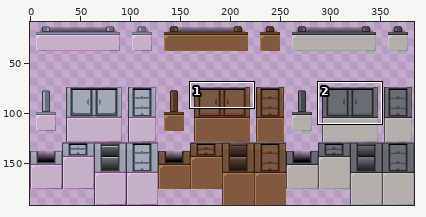
Edited in one commit: sprite sheet (idoll/Assets/Sprites/Tilemap Sprites/Furniture2.png). The picture above shows the old version from afar; the outline marks the close-up.
Close-up. First the earlier version:
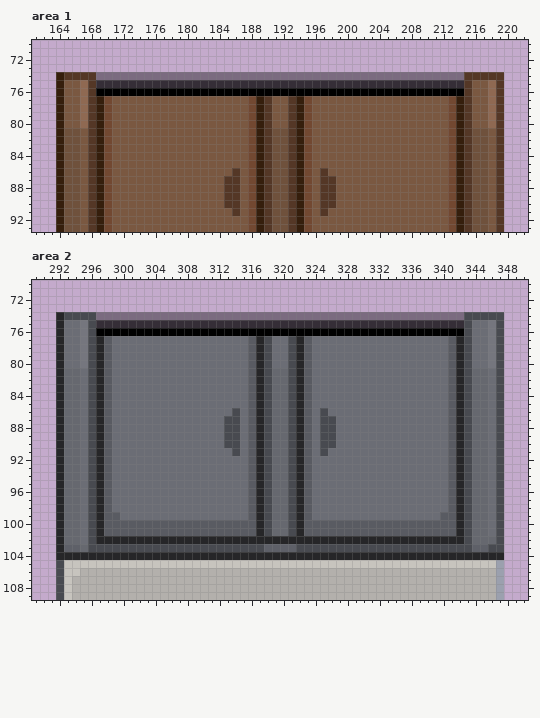
The file is 384x192 pixels. Pixels under 10% opacity are left out. Colours within 5 levels of each other are drawn and written as one. Shown: area 1: x 161..222, y 70..93; area 2: x 289..350, y 70..109. The wide view leaves out empty margins. The commit also changed other parts of the picture, which this record leaves out.
The same view after the edit:
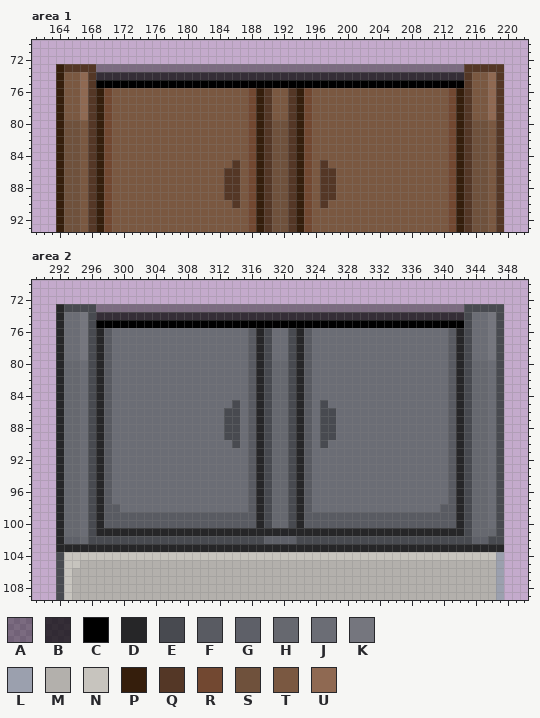
Palette (. is transparent): A #0000005f  B #000000ba  C #000000  D #262628  E #484a50  F #595b62  G #5e6068  H #66686f  J #6b6d75  K #75767e  L #9ba0ae  M #b3b0ac  N #c7c4be  P #351e0c  Q #543726  R #724831  S #6f513c  T #7a5841  U #8f6952
What changed:
--- area 1
@@ x 161..222 @@
 72 ..............................................................
-73 ..............................................................
-74 ...PQQQQAAAAAAAAAAAAAAAAAAAAAAAAAAAAAAAAAAAAAAAAAAAAAAQQQQQ...
-75 ...PTTUQBBBBBBBBBBBBBBBBBBBBBBBBBBBBBBBBBBBBBBBBBBBBBBQTTUQ...
-76 ...PTTUQCCCCCCCCCCCCCCCCCCCCCCCCCCCCCCCCCCCCCCCCCCCCCCQTTUQ...
+73 ...PQQQQAAAAAAAAAAAAAAAAAAAAAAAAAAAAAAAAAAAAAAAAAAAAAAQQQQQ...
+74 ...PTTUQBBBBBBBBBBBBBBBBBBBBBBBBBBBBBBBBBBBBBBBBBBBBBBQTTUQ...
+75 ...PTTUQCCCCCCCCCCCCCCCCCCCCCCCCCCCCCCCCCCCCCCCCCCCCCCQTTUQ...
+76 ...PTTUQPRTTTTTTTTTTTTTTTTTRPQTTQPRTTTTTTTTTTTTTTTTTRPQTTUQ...
 77 ...PTTUQPRTTTTTTTTTTTTTTTTTRPQTTQPRTTTTTTTTTTTTTTTTTRPQTTUQ...
@@ x 161..222 @@
 79 ...PTTUQPRTTTTTTTTTTTTTTTTTRPQTTQPRTTTTTTTTTTTTTTTTTRPQTTUQ...
-80 ...PTTUQPRTTTTTTTTTTTTTTTTTRPQTTQPRTTTTTTTTTTTTTTTTTRPQTTUQ...
+80 ...PSSTQPRTTTTTTTTTTTTTTTTTRPQSSQPRTTTTTTTTTTTTTTTTTRPQSSTQ...
 81 ...PSSTQPRTTTTTTTTTTTTTTTTTRPQSSQPRTTTTTTTTTTTTTTTTTRPQSSTQ...
@@ x 183..200 @@
 84 TTTTTRPQSSQPRTTTTT
-85 TTTTTRPQSSQPRTTTTT
-86 TTTQTRPQSSQPRTQTTT
+85 TTTQTRPQSSQPRTQTTT
+86 TTQQTRPQSSQPRTQQTT
 87 TTQQTRPQSSQPRTQQTT
@@ x 183..200 @@
 89 TTQQTRPQSSQPRTQQTT
-90 TTQQTRPQSSQPRTQQTT
-91 TTTQTRPQSSQPRTQTTT
+90 TTTQTRPQSSQPRTQTTT
+91 TTTTTRPQSSQPRTTTTT
 92 TTTTTRPQSSQPRTTTTT
--- area 2
@@ x 289..350 @@
  72 ..............................................................
- 73 ..............................................................
- 74 ...DEEEEAAAAAAAAAAAAAAAAAAAAAAAAAAAAAAAAAAAAAAAAAAAAAAEEEEE...
- 75 ...DJJKEBBBBBBBBBBBBBBBBBBBBBBBBBBBBBBBBBBBBBBBBBBBBBBEJJKE...
- 76 ...DJJKECCCCCCCCCCCCCCCCCCCCCCCCCCCCCCCCCCCCCCCCCCCCCCEJJKE...
+ 73 ...DEEEEAAAAAAAAAAAAAAAAAAAAAAAAAAAAAAAAAAAAAAAAAAAAAAEEEEE...
+ 74 ...DJJKEBBBBBBBBBBBBBBBBBBBBBBBBBBBBBBBBBBBBBBBBBBBBBBEJJKE...
+ 75 ...DJJKECCCCCCCCCCCCCCCCCCCCCCCCCCCCCCCCCCCCCCCCCCCCCCEJJKE...
+ 76 ...DJJKEDFJJJJJJJJJJJJJJJJJFDEJJEDFJJJJJJJJJJJJJJJJJFDEJJKE...
  77 ...DJJKEDFJJJJJJJJJJJJJJJJJFDEJJEDFJJJJJJJJJJJJJJJJJFDEJJKE...
@@ x 289..350 @@
  79 ...DJJKEDFJJJJJJJJJJJJJJJJJFDEJJEDFJJJJJJJJJJJJJJJJJFDEJJKE...
- 80 ...DJJKEDFJJJJJJJJJJJJJJJJJFDEJJEDFJJJJJJJJJJJJJJJJJFDEJJKE...
+ 80 ...DHHJEDFJJJJJJJJJJJJJJJJJFDEHHEDFJJJJJJJJJJJJJJJJJFDEHHJE...
  81 ...DHHJEDFJJJJJJJJJJJJJJJJJFDEHHEDFJJJJJJJJJJJJJJJJJFDEHHJE...
@@ x 311..328 @@
  84 JJJJJFDEHHEDFJJJJJ
- 85 JJJJJFDEHHEDFJJJJJ
- 86 JJJEJFDEHHEDFJEJJJ
+ 85 JJJEJFDEHHEDFJEJJJ
+ 86 JJEEJFDEHHEDFJEEJJ
  87 JJEEJFDEHHEDFJEEJJ
@@ x 311..328 @@
  89 JJEEJFDEHHEDFJEEJJ
- 90 JJEEJFDEHHEDFJEEJJ
- 91 JJJEJFDEHHEDFJEJJJ
+ 90 JJJEJFDEHHEDFJEJJJ
+ 91 JJJJJFDEHHEDFJJJJJ
  92 JJJJJFDEHHEDFJJJJJ
@@ x 289..350 @@
  97 ...DHHJEDFJJJJJJJJJJJJJJJJJFDEHHEDFJJJJJJJJJJJJJJJJJFDEHHJE...
- 98 ...DHHJEDFJJJJJJJJJJJJJJJJJFDEHHEDFJJJJJJJJJJJJJJJJJFDEHHJE...
- 99 ...DHHJEDFFJJJJJJJJJJJJJJJJFDEHHEDFJJJJJJJJJJJJJJJJFFDEHHJE...
+ 98 ...DHHJEDFFJJJJJJJJJJJJJJJJFDEHHEDFJJJJJJJJJJJJJJJJFFDEHHJE...
+ 99 ...DHHJEDFFFFFFFFFFFFFFFFFFFDEHHEDFFFFFFFFFFFFFFFFFFFDEHHJE...
 100 ...DHHJEDFFFFFFFFFFFFFFFFFFFDEHHEDFFFFFFFFFFFFFFFFFFFDEHHJE...
-101 ...DHHJEDFFFFFFFFFFFFFFFFFFFDEHHEDFFFFFFFFFFFFFFFFFFFDEHHJE...
-102 ...DHHJEDDDDDDDDDDDDDDDDDDDDDDDDDDDDDDDDDDDDDDDDDDDDDDEHHHE...
-103 ...DGGHEEEEEEEEEEEEEEEEEEEEEEGGGGEEEEEEEEEEEEEEEEEEEEEEGGEE...
-104 ...DDDDDDDDDDDDDDDDDDDDDDDDDDDDDDDDDDDDDDDDDDDDDDDDDDDDDDDD...
-105 ...ENNNNNNNNNNNNNNNNNNNNNNNNNNNNNNNNNNNNNNNNNNNNNNNNNNNNNNL...
-106 ...ENNMMMMMMMMMMMMMMMMMMMMMMMMMMMMMMMMMMMMMMMMMMMMMMMMMMMML...
+101 ...DHHJEDDDDDDDDDDDDDDDDDDDDDDDDDDDDDDDDDDDDDDDDDDDDDDEHHHE...
+102 ...DGGHEEEEEEEEEEEEEEEEEEEEEEGGGGEEEEEEEEEEEEEEEEEEEEEEGGEE...
+103 ...DDDDDDDDDDDDDDDDDDDDDDDDDDDDDDDDDDDDDDDDDDDDDDDDDDDDDDDD...
+104 ...ENNNNNNNNNNNNNNNNNNNNNNNNNNNNNNNNNNNNNNNNNNNNNNNNNNNNNNL...
+105 ...ENNMMMMMMMMMMMMMMMMMMMMMMMMMMMMMMMMMMMMMMMMMMMMMMMMMMMML...
+106 ...ENMMMMMMMMMMMMMMMMMMMMMMMMMMMMMMMMMMMMMMMMMMMMMMMMMMMMML...
 107 ...ENMMMMMMMMMMMMMMMMMMMMMMMMMMMMMMMMMMMMMMMMMMMMMMMMMMMMML...
